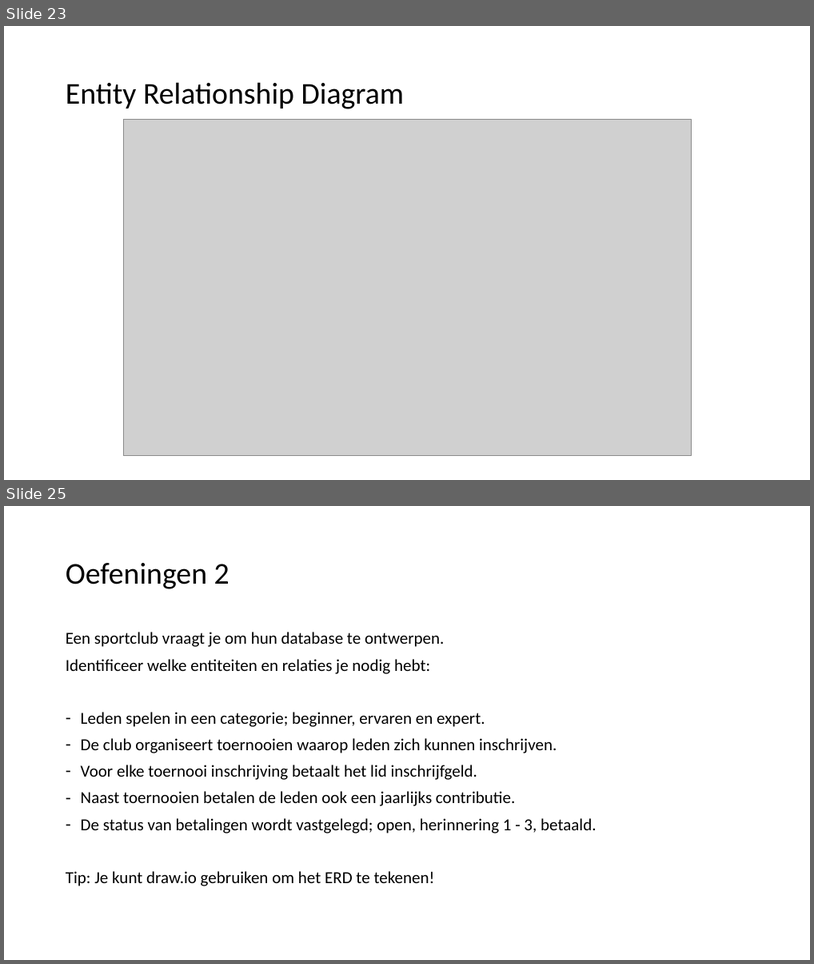
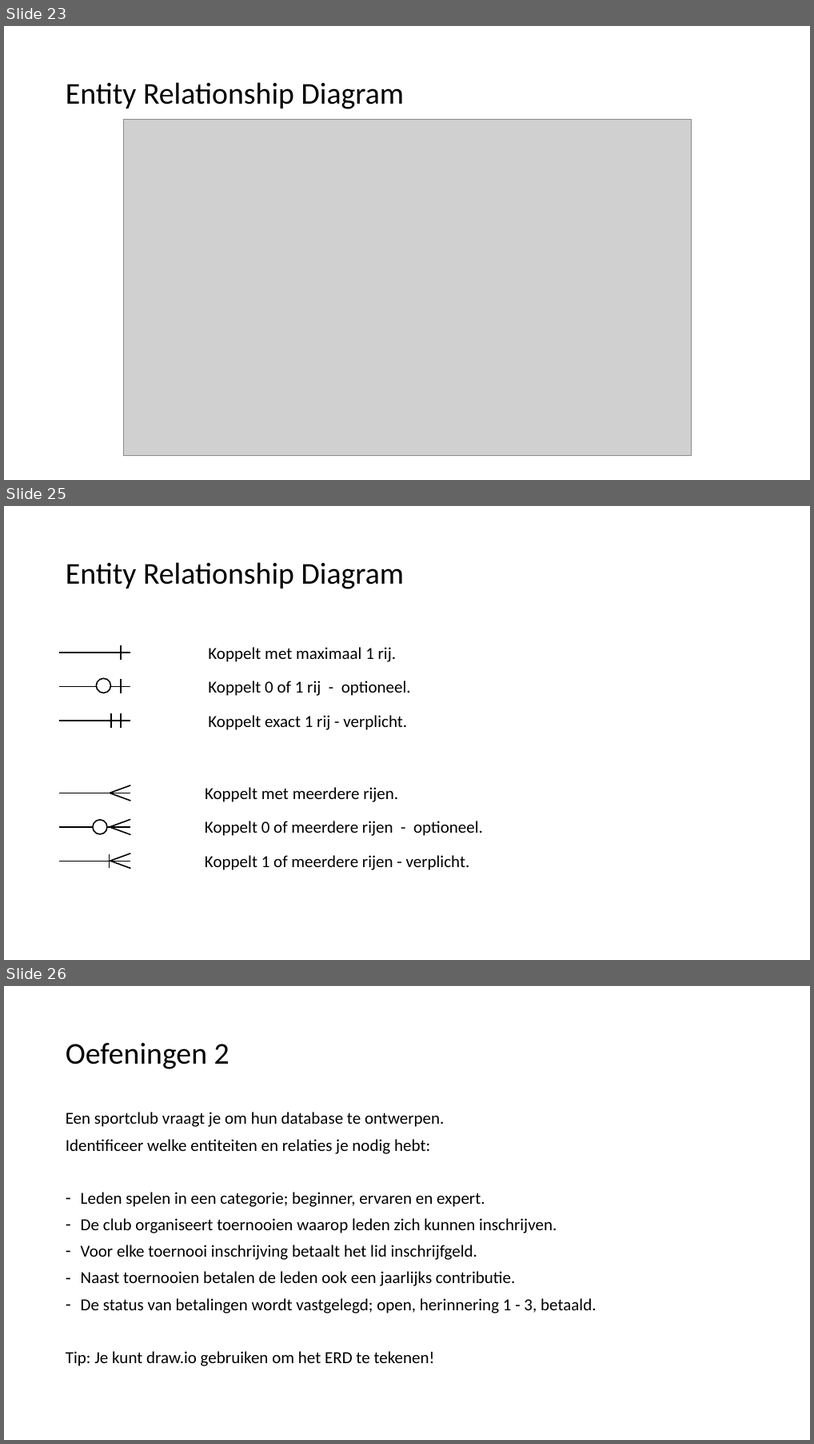
Before and after one commit to LFKoning/sql-cursus, a slide deck: 2_database_design/2_database_design.pptx. Shown one above the other, each under a label of ours: slides 23 and 25 before the commit, slides 23, 25 and 26 after it; the slides between them are not shown. The pictures are 814x964 and 814x1444 pixels, drawn with LibreOffice and Linux fonts; fonts in the diff are those of the drawing; grey boxes stand for pictures. Boxes give left, top, right and bottom in pixels: in the first picture for what was removed or moved away, otherwise in the second. Text is boxed around its words. In the diff, an @@ line names an element or a change of style, - is before the commit and + after.

```diff
--- a/2_database_design/2_database_design.pptx
+++ b/2_database_design/2_database_design.pptx
@@ slide 25 added at [4,506,810,960], background #FFFFFF @@
@@ title added at [66,562,404,589], 36 pt, text #000000 @@
+Entity Relationship Diagram
@@ line added from (121, 645) to (121, 660), #000000 1.5 pt @@
@@ text added at [208,647,396,662], 20 pt, text #000000 @@
+Koppelt met maximaal 1 rij.
@@ line added from (60, 652) to (131, 652), #000000 1.5 pt @@
@@ group added at [60,679,411,696]: 2 lines, 1 text, 1 ellipse @@
+Koppelt 0 of 1 rij - optioneel.
@@ group added at [60,713,407,730]: 3 lines, 1 text @@
+Koppelt exact 1 rij - verplicht.
@@ line added from (59, 792) to (130, 792), #000000 1.5 pt @@
@@ line added from (110, 792) to (130, 785), #000000 1.5 pt @@
@@ line added from (131, 800) to (110, 792), #000000 1.5 pt @@
@@ text added at [205,787,398,802], 20 pt, text #000000 @@
+Koppelt met meerdere rijen.
@@ group added at [59,820,131,835]: 3 lines, 1 ellipse @@
@@ text added at [205,820,483,836], 20 pt, text #000000 @@
+Koppelt 0 of meerdere rijen - optioneel.
@@ group added at [59,853,131,868]: 4 lines @@
@@ text added at [205,855,470,870], 20 pt, text #000000 @@
+Koppelt 1 of meerdere rijen - verplicht.
@@ what was slide 25 is now slide 26 @@
```
Also in this commit, not shown: 2 slides changed, 1 other file.
